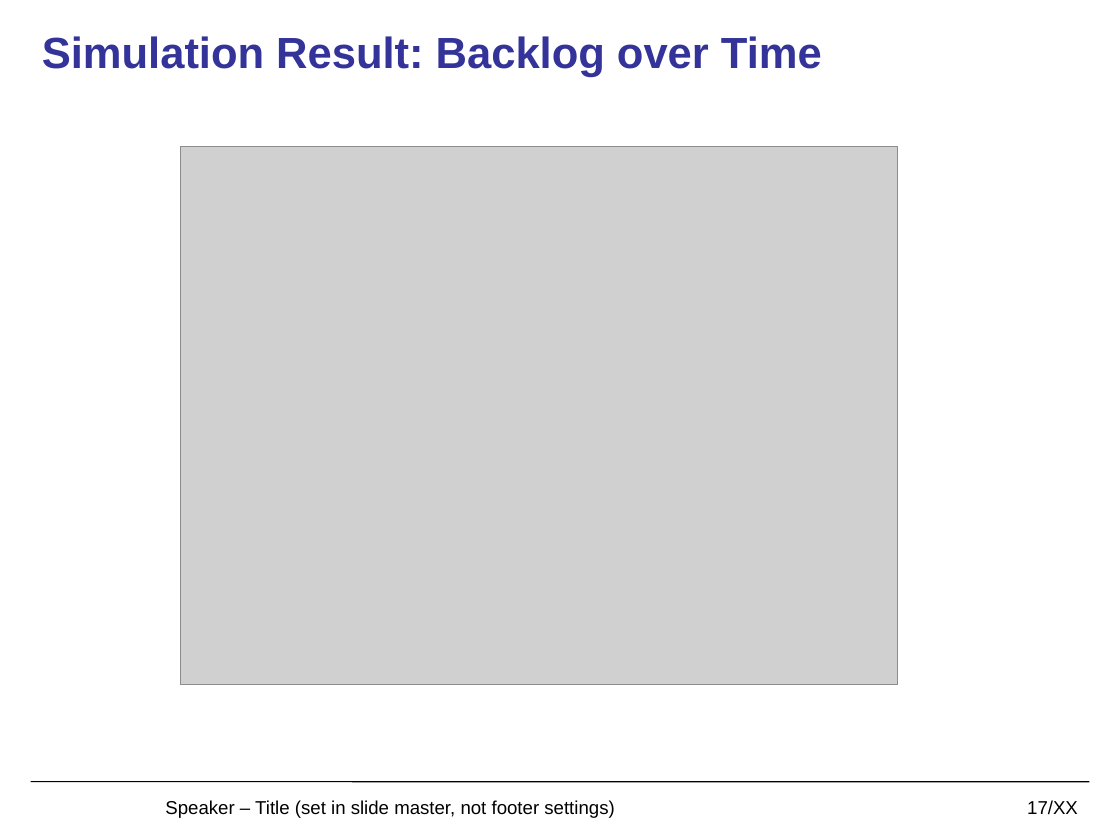
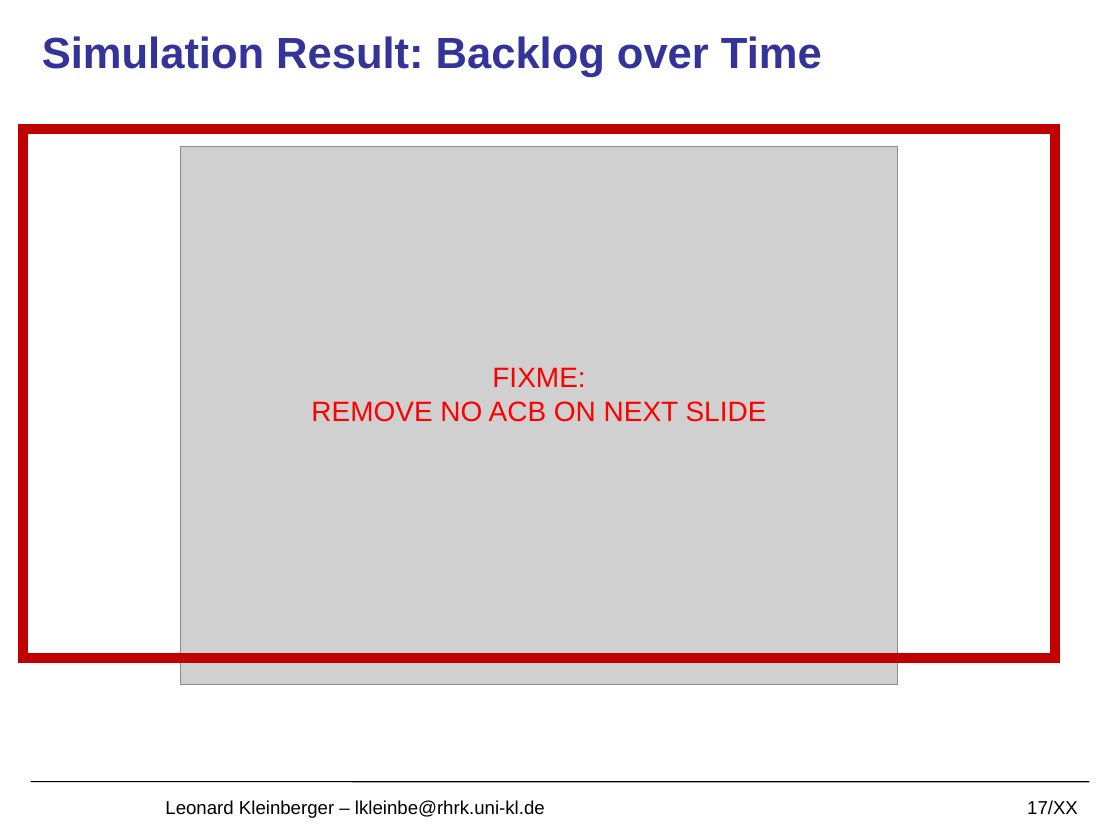
Before and after one commit to lkleinbe/ma_seminar, a slide deck: slide 17 of Presentation/presentation.pptx. Drawn at 1120x840 pixels with LibreOffice and Linux fonts; fonts in the diff are those of the drawing; grey boxes stand for pictures; background and template pictures are left out. Boxes give left, top, right and bottom in pixels: in the first picture for what was removed or moved away, otherwise in the second. Text is boxed around its words. In the diff, an @@ line names an element or a change of style, - is before the commit and + after.

```diff
--- a/Presentation/presentation.pptx
+++ b/Presentation/presentation.pptx
@@ rectangle added at [24, 129, 1055, 659], outline #C00000 6 pt, 18 pt, text #FF0000 @@
+FIXME:
+REMOVE NO ACB ON NEXT SLIDE
@@ text at [165, 800, 545, 818]: text changed @@
-Speaker – Title (set in slide master, not footer settings)
+Leonard Kleinberger – lkleinbe@rhrk.uni-kl.de
```
Also in this commit, not shown: 17 other slides changed, 4 other files.
